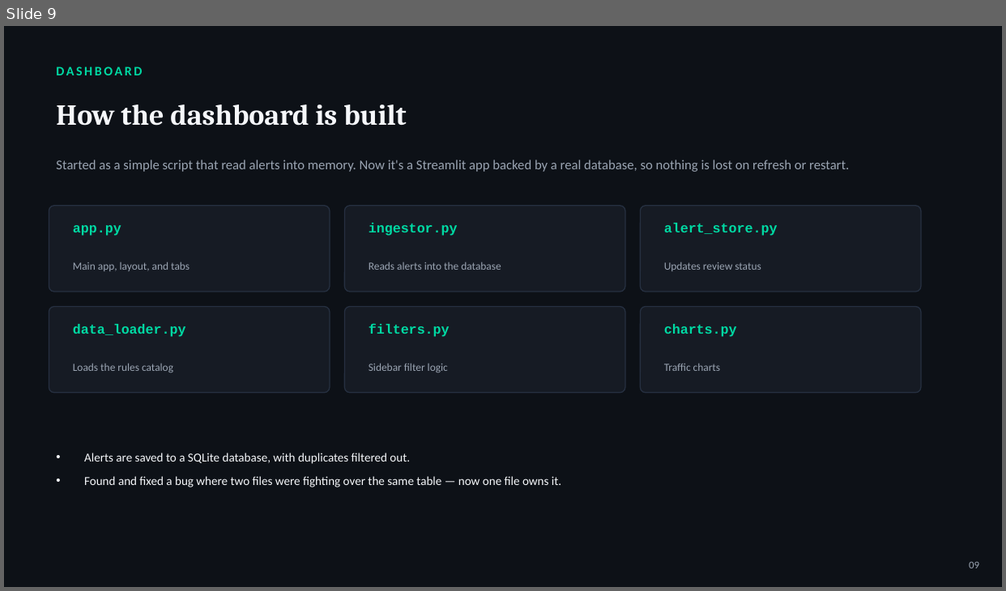
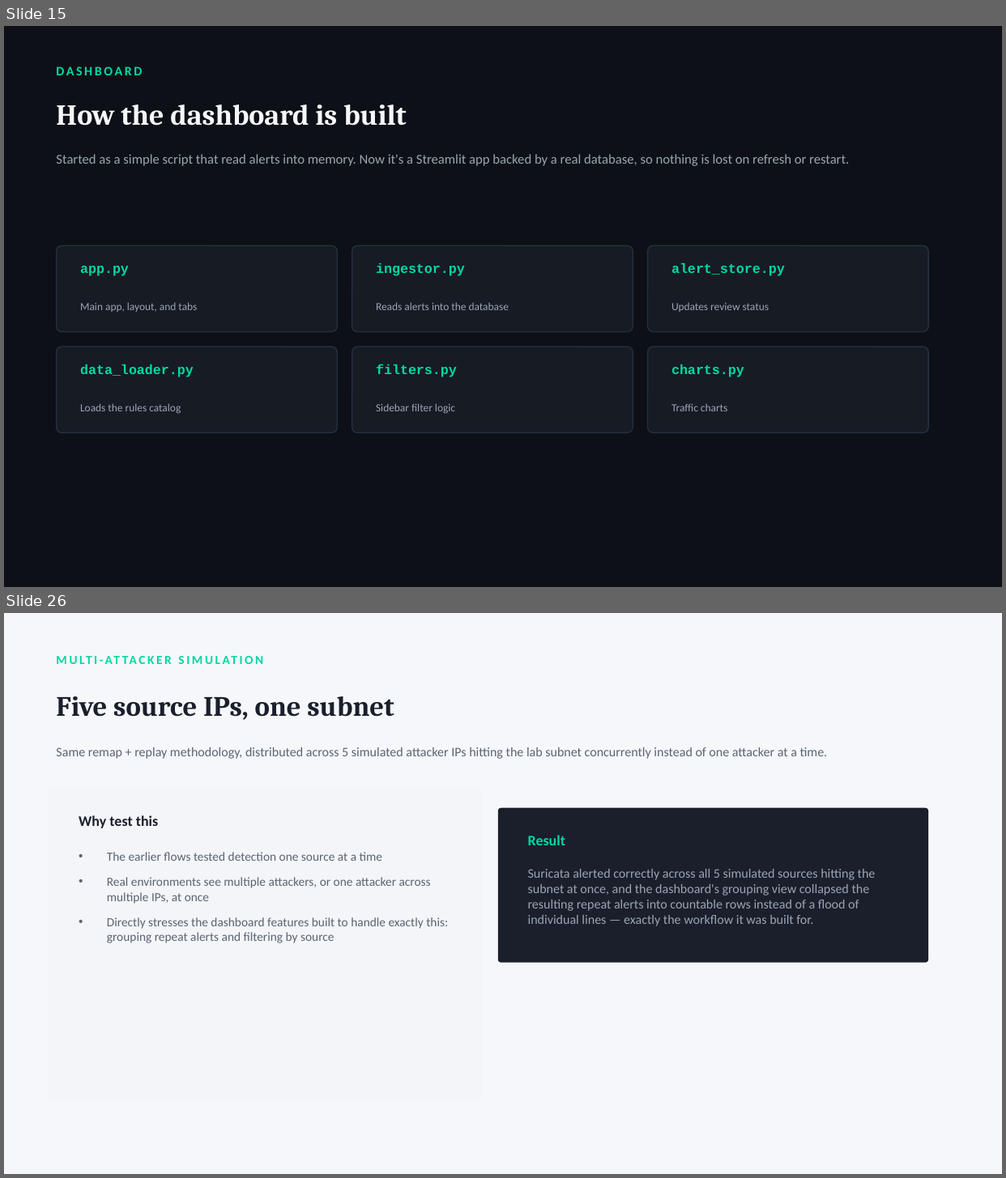
Before and after one commit to Sameeha135/suricata-ids-lab, a slide deck: 2026-08-24_to_2026-08-28_Documentation/Suricata_Project_Presentation.pptx. Shown one above the other, each under a label of ours: slide 9 before the commit, slides 15 and 26 after it; the slides between them are not shown. The pictures are 1006x591 and 1006x1178 pixels, drawn with LibreOffice and Linux fonts; fonts in the diff are those of the drawing. Boxes give left, top, right and bottom in pixels: in the first picture for what was removed or moved away, otherwise in the second. Text is boxed around its words. In the diff, an @@ line names an element or a change of style, - is before the commit and + after.

```diff
--- a/2026-08-24_to_2026-08-28_Documentation/Suricata_Project_Presentation.pptx
+++ b/2026-08-24_to_2026-08-28_Documentation/Suricata_Project_Presentation.pptx
@@ slide 26 added at (x1=4, y1=613, x2=1002, y2=1174), background #F5F7FA @@
@@ text added at (x1=56, y1=696, x2=394, y2=720), 27 pt, text #1A1F2B, bold @@
+Five source IPs, one subnet
@@ text added at (x1=56, y1=747, x2=828, y2=759), 12.5 pt, text #5B6472 @@
+Same remap + replay methodology, distributed across 5 simulated attacker IPs hitting the lab subnet concurrently instead of one attacker at a time.
@@ text added at (x1=406, y1=747, x2=448, y2=756), 12 pt, text #00D9A3, bold @@
+MULTI-ATTACKER SIMULATION
@@ rounded rectangle added at (x1=49, y1=789, x2=484, y2=1100), fill #F3F5F8 @@
@@ text added at (x1=79, y1=815, x2=158, y2=828), 14 pt, text #1A1F2B, bold @@
+Why test this
@@ rounded rectangle added at (x1=498, y1=808, x2=928, y2=964), fill #1A1F2B @@
@@ text added at (x1=107, y1=852, x2=448, y2=943), 12 pt, text #5B6472 @@
+• The earlier flows tested detection one source at a time
+• Real environments see multiple attackers, or one attacker across multiple IPs, at once
+• Directly stresses the dashboard features built to handle exactly this: grouping repeat alerts and filtering by source
@@ text added at (x1=528, y1=835, x2=565, y2=845), 14 pt, text #00D9A3, bold @@
+Result
@@ text added at (x1=528, y1=869, x2=876, y2=926), 12.5 pt, text #9AA4B2 @@
+Suricata alerted correctly across all 5 simulated sources hitting the subnet at once, and the dashboard's grouping view collapsed the resulting repeat alerts into countable rows instead of a flood of individual lines — exactly the workflow it was built for.
@@ what was slide 9 is now slide 15 @@
@@ slide 15 changed as well @@
@@ text "Started as a simple script ..." moved from (x1=56, y1=160, x2=849, y2=172) to (x1=56, y1=154, x2=849, y2=166) @@
@@ 12 texts, 6 rounded rectangles moved together from (x1=49, y1=206, x2=921, y2=393) to (x1=57, y1=246, x2=928, y2=433) @@
@@ text removed at (x1=84, y1=453, x2=561, y2=488) @@
-• Alerts are saved to a SQLite database, with duplicates filtered out.
-• Found and fixed a bug where two files were fighting over the same table — now one file owns it.
@@ text removed at (x1=969, y1=562, x2=979, y2=569) @@
-09
```
Also in this commit, not shown: 8 other slides changed, 19 other slides added, 1 slide removed, 3 other files.
